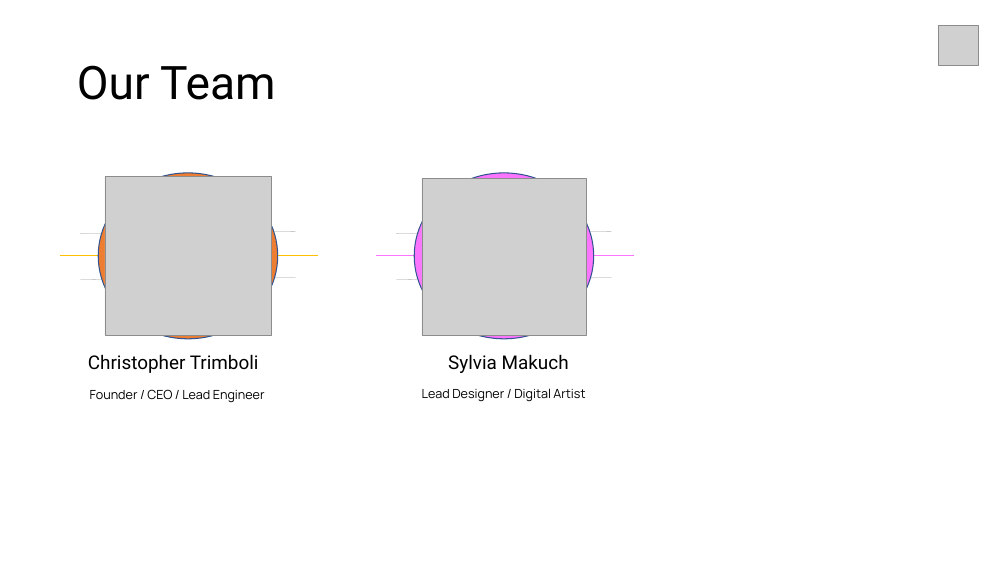
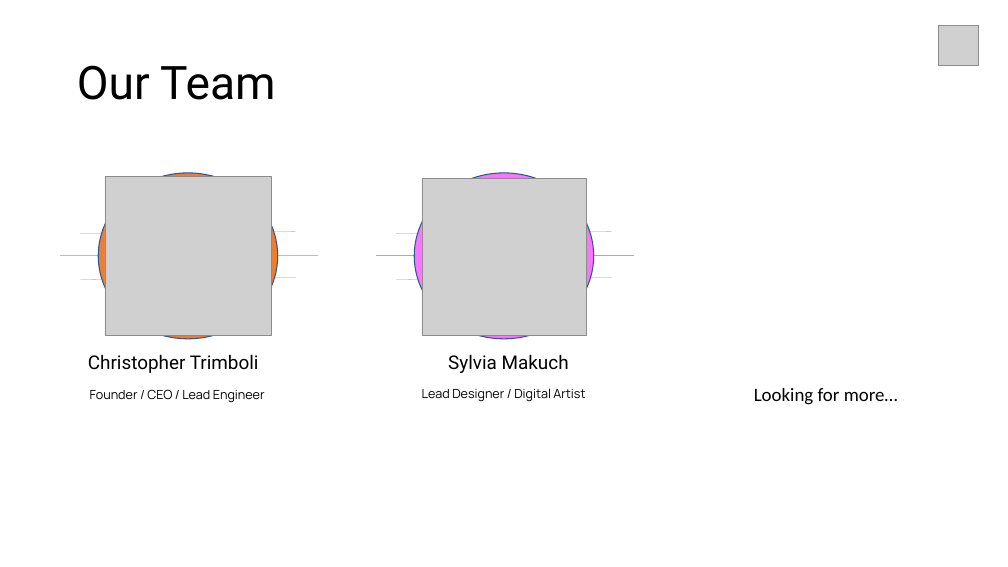
Before and after one commit to own-me/nude-pitch, a slide deck: slide 8 of own-me-pitch.pptx. Drawn at 1008x567 pixels with LibreOffice and Linux fonts; fonts in the diff are those of the drawing; grey boxes stand for pictures. Boxes give left, top, right and bottom in pixels: in the first picture for what was removed or moved away, otherwise in the second. Text is boxed around its words. In the diff, an @@ line names an element or a change of style, - is before the commit and + after.

```diff
--- a/own-me-pitch.pptx
+++ b/own-me-pitch.pptx
@@ text added at (754, 388, 898, 405), 18 pt, text #000000 @@
+Looking for more…
```
Also in this commit, not shown: 2 other slides changed.
